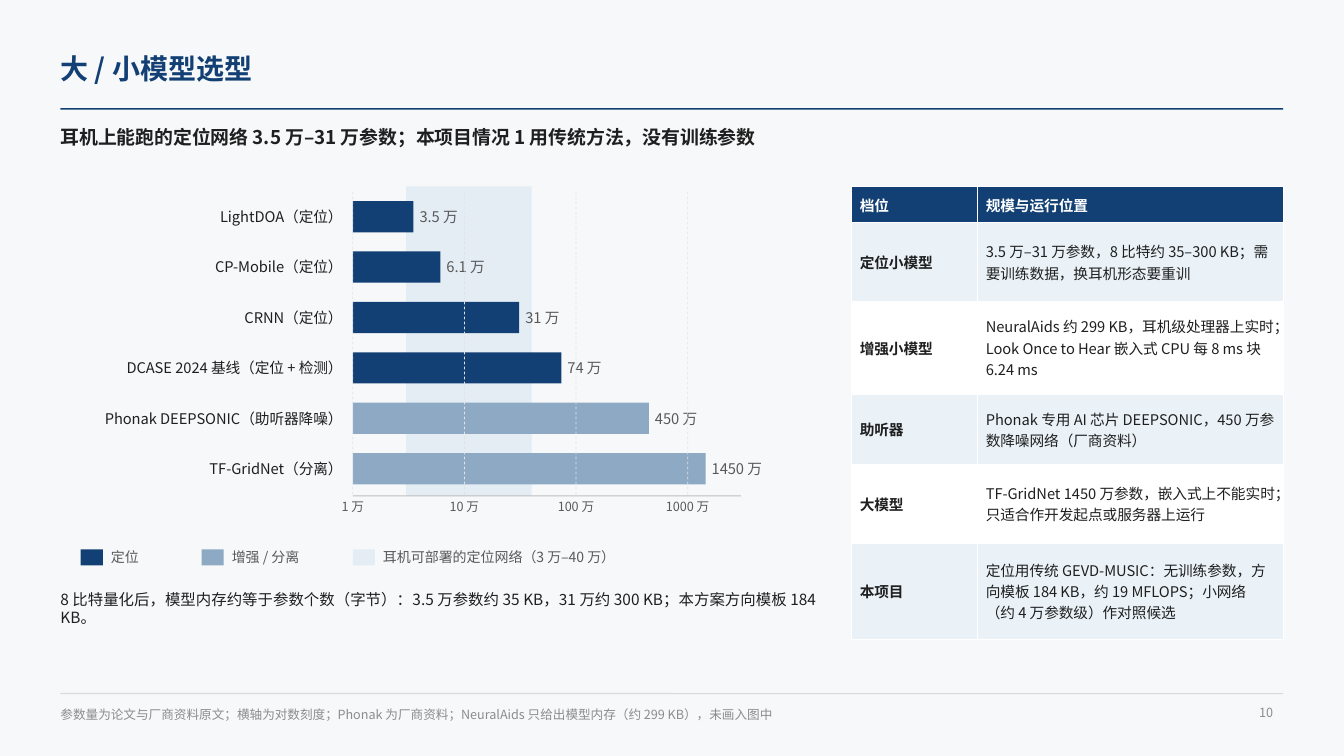
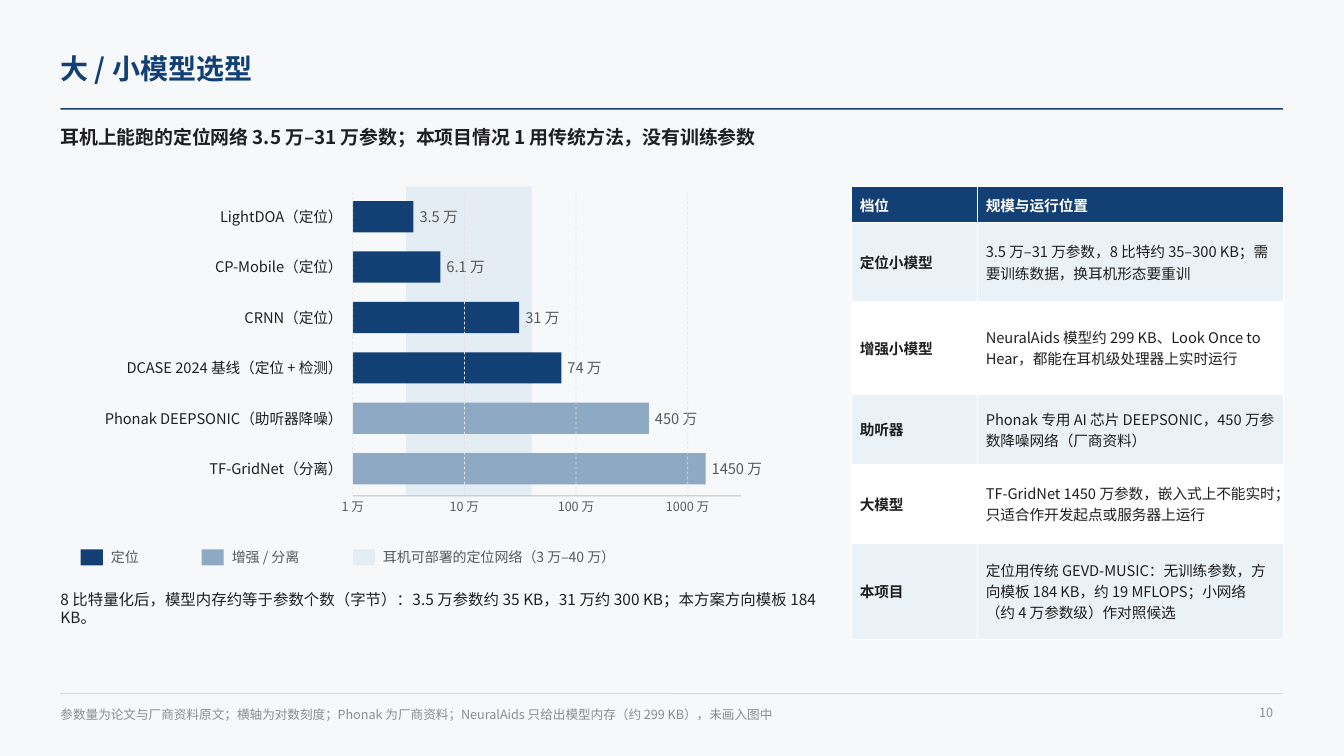
Before and after one commit to ZeroFoxxi/ssl-scene1, a slide deck: slide 10 of 02_耳机声源定位/耳机摄像头听觉辅助_声源定位与波束成形技术总结.pptx. Drawn at 1344x756 pixels with LibreOffice and Linux fonts; fonts in the diff are those of the drawing. Boxes give left, top, right and bottom in pixels: in the first picture for what was removed or moved away, otherwise in the second. Text is boxed around its words. In the diff, an @@ line names an element or a change of style, - is before the commit and + after.

```diff
--- a/02_耳机声源定位/耳机摄像头听觉辅助_声源定位与波束成形技术总结.pptx
+++ b/02_耳机声源定位/耳机摄像头听觉辅助_声源定位与波束成形技术总结.pptx
@@ table at [852, 187, 1284, 624] @@
-row 3, column 2: NeuralAids 约 299 KB，耳机级处理器上实时；Look Once to Hear 嵌入式 CPU 每 8 ms 块 6.24 ms
+row 3, column 2: NeuralAids 模型约 299 KB、Look Once to Hear，都能在耳机级处理器上实时运行
```
Also in this commit, not shown: 3 other slides changed, 2 other files.
